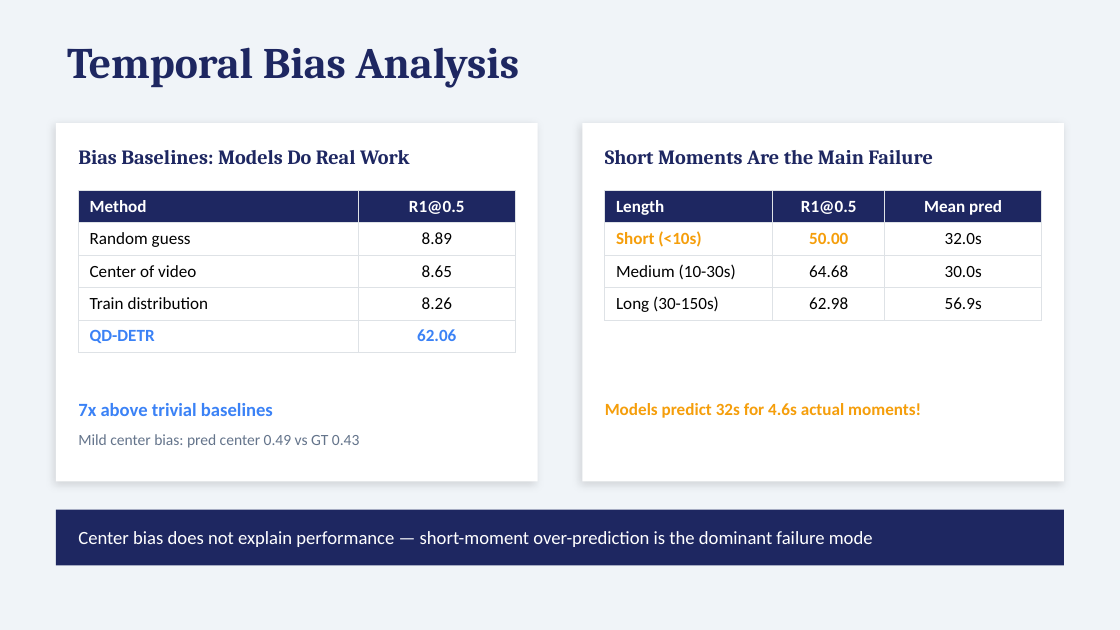
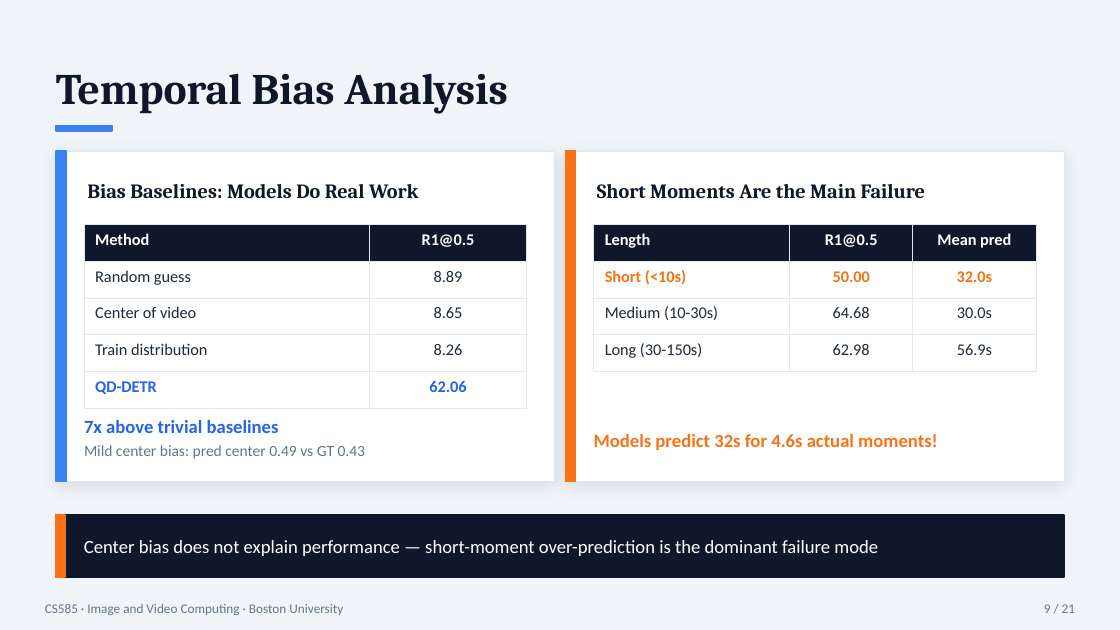
Before and after one commit to kuromi1kow/Interpretability-and-Failure-Analysis-for-Video-Moment-Retrieval, a slide deck: slide 9 of docs/VMR_Milestone3_Presentation.pptx (slide 7 before the commit). Drawn at 1120x630 pixels with LibreOffice and Linux fonts; fonts in the diff are those of the drawing. Boxes give left, top, right and bottom in pixels: in the first picture for what was removed or moved away, otherwise in the second. Text is boxed around its words. In the diff, an @@ line names an element or a change of style, - is before the commit and + after.

```diff
--- a/docs/VMR_Milestone3_Presentation.pptx
+++ b/docs/VMR_Milestone3_Presentation.pptx
@@ background #F0F4F8 to #F1F5F9 @@
@@ text "Temporal Bias Analysis": place and size @@
-text "Temporal Bias Analysis" at [67, 47, 520, 88]
+text "Temporal Bias Analysis" at [56, 73, 508, 114]
@@ rectangle added at [56, 125, 112, 131], fill #3B82F6, outline #3B82F6 1 pt @@
@@ rectangle: place and size @@
-rectangle at [56, 123, 538, 482]
+rectangle at [56, 151, 554, 482]
@@ rectangle at [56, 151, 554, 482]: outline none to #E2E8F0 0.5 pt; shadow changed @@
@@ rectangle added at [56, 151, 66, 482], fill #3B82F6, outline #3B82F6 1 pt @@
@@ text colour #1E2761 to #0F172A in 3 elements at [56, 73, 508, 114], [597, 184, 925, 198], [87, 184, 419, 198] @@
@@ text "Bias Baselines: Models Do Real ...": place and size @@
-text "Bias Baselines: Models Do Real ..." at [78, 150, 410, 164]
+text "Bias Baselines: Models Do Real ..." at [87, 184, 419, 198]
@@ rectangle at [566, 151, 1064, 482]: outline none to #E2E8F0 0.5 pt; shadow changed @@
@@ rectangle: place and size @@
-rectangle at [582, 123, 1064, 482]
+rectangle at [566, 151, 1064, 482]
@@ rectangle added at [566, 151, 576, 482], fill #F97316, outline #F97316 1 pt @@
@@ text "Short Moments Are the Main ...": place and size @@
-text "Short Moments Are the Main ..." at [605, 150, 932, 164]
+text "Short Moments Are the Main ..." at [597, 184, 925, 198]
@@ table at [84, 224, 526, 398] @@
@@ fill #1E2761 to #0F172A in row 1 @@
@@ fill none to #FFFFFF in 8 cells @@
@@ size 11 to 10.5 pt @@
@@ text colour #000000 to #1E293B in "Random guess", "8.89", "Center of video", "8.65" and 2 more places @@
@@ text colour #3B82F6 to #2563EB in "QD-DETR", "62.06" @@
@@ borders changed @@
@@ table: place and size @@
-table at [78, 190, 515, 347]
+table at [84, 224, 526, 398]
@@ table at [594, 224, 1036, 362] @@
@@ fill #1E2761 to #0F172A in row 1 @@
@@ fill none to #FFFFFF in 9 cells @@
@@ size 11 to 10.5 pt @@
@@ text colour #F59E0B to #F97316 in "Short (<10s)", "50.00" @@
@@ text colour #000000 to #F97316, bold on in "32.0s" @@
@@ text colour #000000 to #1E293B in "Medium (10-30s)", "64.68", "30.0s", "Long (30-150s)" and 2 more places @@
@@ borders changed @@
@@ table: place and size @@
-table at [605, 190, 1042, 316]
+table at [594, 224, 1036, 362]
@@ text removed at [78, 403, 273, 416] @@
-7x above trivial baselines
@@ text "7x above trivial baselines": place and size @@
-text "7x above trivial baselines" at [78, 434, 360, 448]
+text "7x above trivial baselines" at [84, 420, 366, 459]
@@ text at [84, 420, 279, 433]: paragraph added @@
+7x above trivial baselines
@@ text at [84, 445, 366, 459]: more space between paragraphs @@
@@ text "Models predict 32s for 4.6s ...": place and size @@
-text "Models predict 32s for 4.6s ..." at [605, 403, 921, 418]
+text "Models predict 32s for 4.6s ..." at [594, 434, 938, 450]
@@ text "Models predict 32s for 4.6s ..." at [594, 434, 938, 450]: size 11 to 12 pt, text colour #F59E0B to #F97316 @@
@@ rectangle: place and size @@
-rectangle at [56, 510, 1064, 566]
+rectangle at [56, 515, 1064, 577]
@@ rectangle at [56, 515, 1064, 577]: fill #1E2761 to #0F172A; outline none to #0F172A 1 pt @@
@@ rectangle added at [56, 515, 65, 577], fill #F97316, outline #F97316 1 pt @@
@@ text "Center bias does not explain ...": place and size @@
-text "Center bias does not explain ..." at [78, 531, 873, 547]
+text "Center bias does not explain ..." at [84, 540, 878, 556]
@@ text added at [45, 604, 343, 615], 8.5 pt, text #64748B @@
+CS585 · Image and Video Computing · Boston University
@@ text added at [1044, 604, 1075, 613], 8.5 pt, text #64748B @@
+9 / 21
```
Also in this commit, not shown: 12 other slides changed, 8 slides added, 21 other files.
